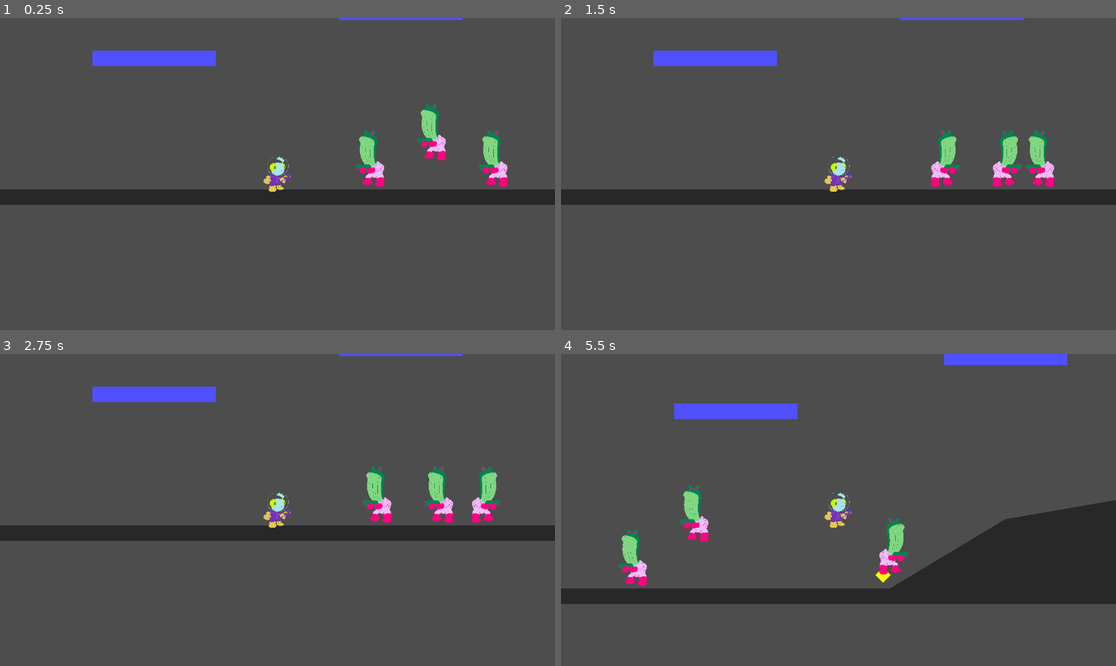
Above: before the commit, frames 1-4 (two rows, left to right).
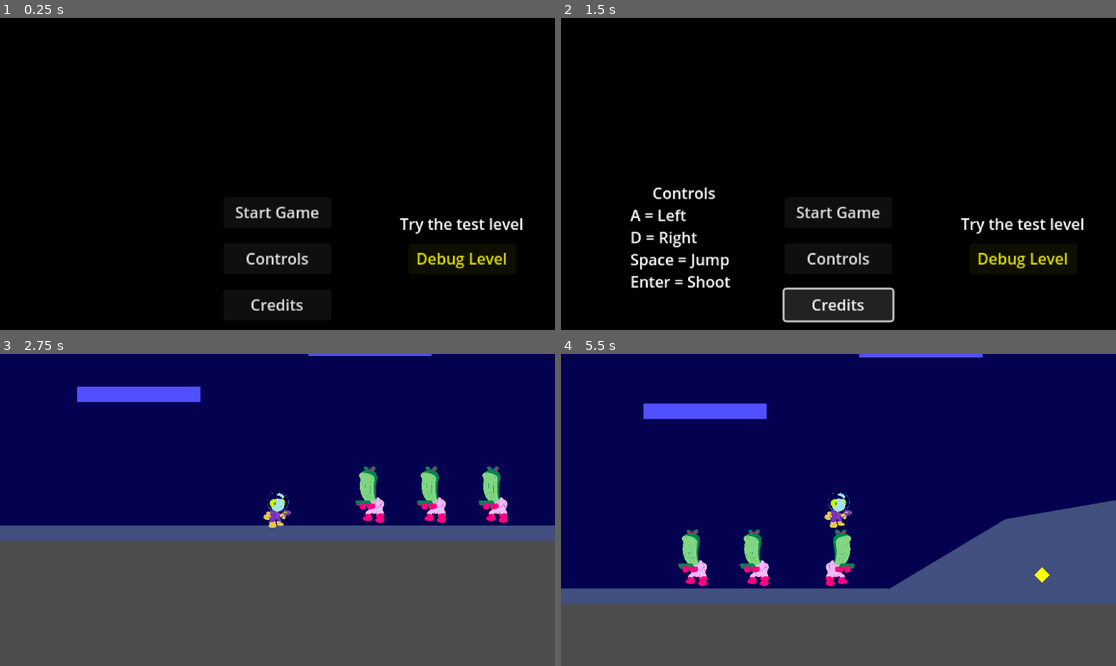
Above: after the commit, the same moments.

Repository: kv-mod3/FightClub-SpacePirates
Game: Godot game, scene res://levels/title_menu.tscn
Two runs of this game, one before a commit and one after it. Both use one fixed random seed, a clock stepped at 60 frames per second and the inputs below. Before the commit the project starts from res://levels/level_debug.tscn.
Inputs (mouse positions are in pixels of both pictures, inside the frame that each line leads up to):
- Up to frame 1 (0.25 s): no input
- Up to frame 2 (1.5 s): click (838, 258) at 0.5 s, where only the run after the commit has a clickable "Controls"; click (838, 305) at 1.25 s, where only the run after the commit has a clickable "Credits"
- Up to frame 3 (2.75 s): click (460, 594) at 2 s, where only the run after the commit has a clickable "Debug Level"
- Up to frame 4 (5.5 s): tap Enter (shoot) at 2.75, 2.85, 3.6, 4.35, 5.1 s; hold D (right) 2.78-4.28 s; tap Space (jump) at 3.02, 3.77, 5.27 s; hold A (left) 4.28-5.03 s; hold D (right) from 5.03 s (still down)

The runs differ from the first frame. In frame 1, 100% of the frame differs, in the area x 0-100%, y 0-100%; in frame 2, 100%; in frame 3, 58%; in frame 4, 79%.

Commit message:
added title menu + buttons + controls
- Added title menu
- Added simple buttons on title menu
- Added controls info
- Connected buttons to level 1, debug level
- Added two autoload scripts (player, scene manager)

Diff:
--- a/project-space-pirates/common/SceneManager/scene_manager.gd
+++ /dev/null
@@ -1,11 +0,0 @@
-extends Node
-
-
-# Called when the node enters the scene tree for the first time.
-func _ready() -> void:
-	pass # Replace with function body.
-
-
-# Called every frame. 'delta' is the elapsed time since the previous frame.
-func _process(delta: float) -> void:
-	pass
--- a/project-space-pirates/common/SceneManager/scene_manager.tscn
+++ /dev/null
@@ -1,6 +0,0 @@
-[gd_scene load_steps=2 format=3 uid="uid://b28cc0pebcelp"]
-
-[ext_resource type="Script" uid="uid://dpusf4r4k02he" path="res://common/SceneManager/scene_manager.gd" id="1_f0m72"]
-
-[node name="SceneManager" type="Node"]
-script = ExtResource("1_f0m72")
--- /dev/null
+++ b/project-space-pirates/common/player_variables.gd
@@ -0,0 +1,3 @@
+extends Node
+
+var health: float = 100
--- /dev/null
+++ b/project-space-pirates/common/scene_manager.gd
@@ -0,0 +1,3 @@
+extends Node
+
+# TODO: Use for managing scenes.
--- a/project-space-pirates/entities/enemies/PirateEnemy/pirate_enemy.gd
+++ b/project-space-pirates/entities/enemies/PirateEnemy/pirate_enemy.gd
@@ -74,5 +74,6 @@
 	if current_state == State.ROAM:
 		direction = choose([Vector2.LEFT, Vector2.RIGHT])
 
+
 func _on_jumping_timer_timeout() -> void:
 	current_state = State.JUMP
--- a/project-space-pirates/entities/enemies/PirateEnemy/reference_npc.gd
+++ b/project-space-pirates/entities/enemies/PirateEnemy/reference_npc.gd
@@ -1,4 +1,6 @@
 extends CharacterBody2D
+
+# WARNING: This scene is from a previous project, to be used as reference only.
 
 enum State {
 	IDLE,
--- a/project-space-pirates/entities/player/PlayerBullet/player_bullet.gd
+++ b/project-space-pirates/entities/player/PlayerBullet/player_bullet.gd
@@ -1,13 +1,31 @@
 extends Area2D
 
-const SPEED: float = 300
+# TODO: Make bullets fire left.
+# TODO: Bullets collide with environment.
+
+const SPEED: float = 750
 
 
-# Called when the node enters the scene tree for the first time.
 func _ready() -> void:
 	pass # Replace with function body.
 
 
-# Called every frame. 'delta' is the elapsed time since the previous frame.
 func _physics_process(delta: float) -> void:
 	position += transform.x * SPEED * delta
+
+	# If Player is facing left, shoot left, and vice versa.
+	# if Player.velocity.x < 0:
+		# position -= transform.x * SPEED * delta
+	# if Player.velocity.x > 0:
+		# position += transform.x * SPEED * delta
+
+
+# Deletes the bullet a few seconds after it exits the screen.
+func _on_visible_on_screen_notifier_2d_screen_exited() -> void:
+	await get_tree().create_timer(5).timeout # Waits until timeout, then resumes the rest of the code.
+	queue_free()
+	print("Bullet deleted.")
+
+
+func _on_body_entered(body: Node2D) -> void:
+	pass # Replace with function body.
--- a/project-space-pirates/entities/player/PlayerBullet/player_bullet.tscn
+++ b/project-space-pirates/entities/player/PlayerBullet/player_bullet.tscn
@@ -14,3 +14,8 @@
 
 [node name="CollisionShape2D" type="CollisionShape2D" parent="."]
 shape = SubResource("CircleShape2D_8afq0")
+
+[node name="VisibleOnScreenNotifier2D" type="VisibleOnScreenNotifier2D" parent="."]
+
+[connection signal="body_entered" from="." to="." method="_on_body_entered"]
+[connection signal="screen_exited" from="VisibleOnScreenNotifier2D" to="." method="_on_visible_on_screen_notifier_2d_screen_exited"]
--- a/project-space-pirates/entities/player/PlayerPlatformer/player_platformer.gd
+++ b/project-space-pirates/entities/player/PlayerPlatformer/player_platformer.gd
@@ -1,10 +1,13 @@
+class_name Player
 extends CharacterBody2D
 
-# INFO: Platformer controls for the player.
+# INFO: This is the player with platformer controls.
+# TODO: Fix the bullets in bullet script not shooting left.
 
 @export var move_speed = 200.0
 @export var jump_velocity = -400.0
 @export var bullet := preload("res://entities/player/PlayerBullet/player_bullet.tscn")
+var facing_left: bool = false
 
 func _ready() -> void:
 	pass
@@ -29,16 +32,18 @@
 	else:
 		velocity.x = move_toward(velocity.x, 0, move_speed) # moves toward a destination speed before stopping.
 
-	animate_player()
+	face_player()
 	move_and_slide()
 
 
 # Animate Player
-func animate_player() -> void:
+func face_player() -> void:
 	if velocity.x < 0:
 		$TestSprite2D.flip_h = true
+		$Muzzle.position = Vector2(-13, 2) # Face muzzle to the left.
 	if velocity.x > 0:
 		$TestSprite2D.flip_h = false
+		$Muzzle.position = Vector2(13, 2) # Face muzzle to the right.
 
 
 func shoot() -> void:
--- a/project-space-pirates/levels/level_debug.gd
+++ b/project-space-pirates/levels/level_debug.gd
@@ -5,8 +5,3 @@
 func _ready() -> void:
 	pass
 	# $Floor/CollisionPolygon2D.polygon = $Floor/Polygon2D.polygon
-
-
-# Called every frame. 'delta' is the elapsed time since the previous frame.
-func _process(_delta: float) -> void:
-	pass
--- a/project-space-pirates/levels/level_debug.tscn
+++ b/project-space-pirates/levels/level_debug.tscn
@@ -8,12 +8,16 @@
 [node name="DebugRoom" type="Node2D"]
 script = ExtResource("1_tlh8j")
 
+[node name="Background" type="Polygon2D" parent="."]
+color = Color(0.0156863, 0.00392157, 0.317647, 1)
+polygon = PackedVector2Array(-640, 64, 960, 64, 960, -384, -640, -384)
+
 [node name="Floor" type="StaticBody2D" parent="."]
 position = Vector2(0, 32)
 
 [node name="Polygon2D" type="Polygon2D" parent="Floor"]
 scale = Vector2(1.25, 1)
-color = Color(0.158472, 0.158472, 0.158472, 1)
+color = Color(0.254902, 0.313726, 0.494118, 1)
 polygon = PackedVector2Array(768, 32, 768, -96, 512, -96, 326.4, -56, 230.4, 16, -230.4, 16, -230.4, -48, -262.4, -48, -262.4, -112, -307.2, -112, -307.2, -176, -512, -176, -512, 32)
 
 [node name="CollisionPolygon2D" type="CollisionPolygon2D" parent="Floor"]
@@ -22,13 +26,13 @@
 [node name="Platforms" type="Node" parent="."]
 
 [node name="Platform" parent="Platforms" instance=ExtResource("4_u2tkn")]
-position = Vector2(-128, -88)
+position = Vector2(-144, -88)
 
 [node name="Platform2" parent="Platforms" instance=ExtResource("4_u2tkn")]
-position = Vector2(128, -136)
+position = Vector2(96, -136)
 
 [node name="Platform3" parent="Platforms" instance=ExtResource("4_u2tkn")]
-position = Vector2(408, -192)
+position = Vector2(320, -200)
 
 [node name="Enemies" type="Node" parent="."]
 
--- /dev/null
+++ b/project-space-pirates/levels/title_menu.gd
@@ -0,0 +1,25 @@
+extends Node2D
+
+
+# Called when the node enters the scene tree for the first time.
+func _ready() -> void:
+	pass # Replace with function body.
+
+
+func _on_start_button_pressed() -> void:
+	get_tree().change_scene_to_file("res://levels/level_1.tscn")
+
+
+func _on_debug_level_button_pressed() -> void:
+	get_tree().change_scene_to_file("res://levels/level_debug.tscn")
+
+
+func _on_credits_button_pressed() -> void:
+	pass # Replace with function body.
+
+
+func _on_controls_button_pressed() -> void:
+	if $CanvasLayer/ControlsLabel.visible:
+		$CanvasLayer/ControlsLabel.visible = false
+	else:
+		$CanvasLayer/ControlsLabel.visible = true
--- a/project-space-pirates/levels/title_menu.tscn
+++ b/project-space-pirates/levels/title_menu.tscn
@@ -1,3 +1,75 @@
-[gd_scene format=3 uid="uid://mla2uybpdk5c"]
+[gd_scene load_steps=2 format=3 uid="uid://mla2uybpdk5c"]
+
+[ext_resource type="Script" uid="uid://eir1vhr7su6c" path="res://levels/title_menu.gd" id="1_hbfvm"]
 
 [node name="TitleMenu" type="Node2D"]
+script = ExtResource("1_hbfvm")
+
+[node name="CanvasLayer" type="CanvasLayer" parent="."]
+follow_viewport_enabled = true
+
+[node name="ColorRect" type="ColorRect" parent="CanvasLayer"]
+offset_left = -296.0
+offset_top = -168.0
+offset_right = 296.0
+offset_bottom = 168.0
+color = Color(0, 0, 0, 1)
+
+[node name="StartButton" type="Button" parent="CanvasLayer"]
+offset_left = -56.0
+offset_top = 24.0
+offset_right = 56.0
+offset_bottom = 56.0
+text = "Start Game"
+
+[node name="ControlsButton" type="Button" parent="CanvasLayer"]
+offset_left = -56.0
+offset_top = 72.0
+offset_right = 56.0
+offset_bottom = 104.0
+text = "Controls"
+
+[node name="CreditsButton" type="Button" parent="CanvasLayer"]
+offset_left = -56.0
+offset_top = 120.0
+offset_right = 56.0
+offset_bottom = 152.0
+text = "Credits"
+
+[node name="DebugLevelButton" type="Button" parent="CanvasLayer"]
+modulate = Color(1, 1, 0, 1)
+offset_left = 136.0
+offset_top = 72.0
+offset_right = 248.0
+offset_bottom = 104.0
+text = "Debug Level"
+
+[node name="Label" type="Label" parent="CanvasLayer"]
+offset_left = 120.0
+offset_top = 40.0
+offset_right = 264.0
+offset_bottom = 63.0
+text = "Try the test level"
+horizontal_alignment = 1
+
+[node name="ControlsLabel" type="RichTextLabel" parent="CanvasLayer"]
+visible = false
+offset_left = -216.0
+offset_top = 8.0
+offset_right = -104.0
+offset_bottom = 128.0
+bbcode_enabled = true
+text = "[center]Controls[/center]
+A = Left
+D = Right
+Space = Jump
+Enter = Shoot
+"
+
+[node name="Camera2D" type="Camera2D" parent="."]
+zoom = Vector2(2, 2)
+
+[connection signal="pressed" from="CanvasLayer/StartButton" to="." method="_on_start_button_pressed"]
+[connection signal="pressed" from="CanvasLayer/ControlsButton" to="." method="_on_controls_button_pressed"]
+[connection signal="pressed" from="CanvasLayer/CreditsButton" to="." method="_on_credits_button_pressed"]
+[connection signal="pressed" from="CanvasLayer/DebugLevelButton" to="." method="_on_debug_level_button_pressed"]
--- a/project-space-pirates/project.godot
+++ b/project-space-pirates/project.godot
@@ -11,9 +11,14 @@
 [application]
 
 config/name="Project Space Pirates"
-run/main_scene="uid://e1h2ictdyujb"
+run/main_scene="uid://mla2uybpdk5c"
 config/features=PackedStringArray("4.4", "GL Compatibility")
 config/icon="res://icon.svg"
+
+[autoload]
+
+PlayerVariables="*res://common/player_variables.gd"
+SceneManager="*res://common/scene_manager.gd"
 
 [file_customization]
 
Not shown, added: project-space-pirates/common/player_variables.gd.uid
Renamed: project-space-pirates/common/SceneManager/scene_manager.gd.uid -> project-space-pirates/common/scene_manager.gd.uid
Not shown, added: project-space-pirates/levels/title_menu.gd.uid
